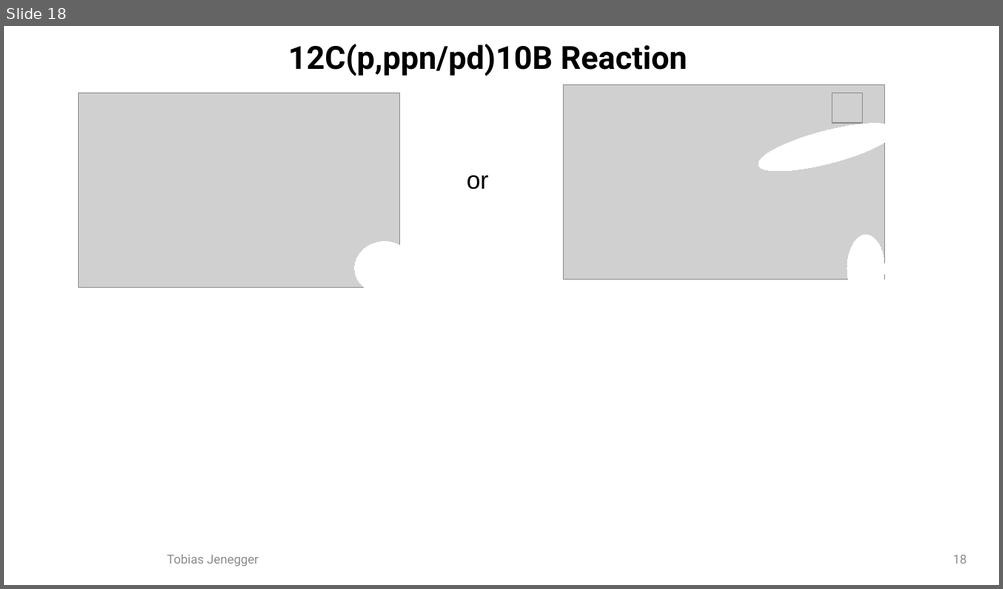
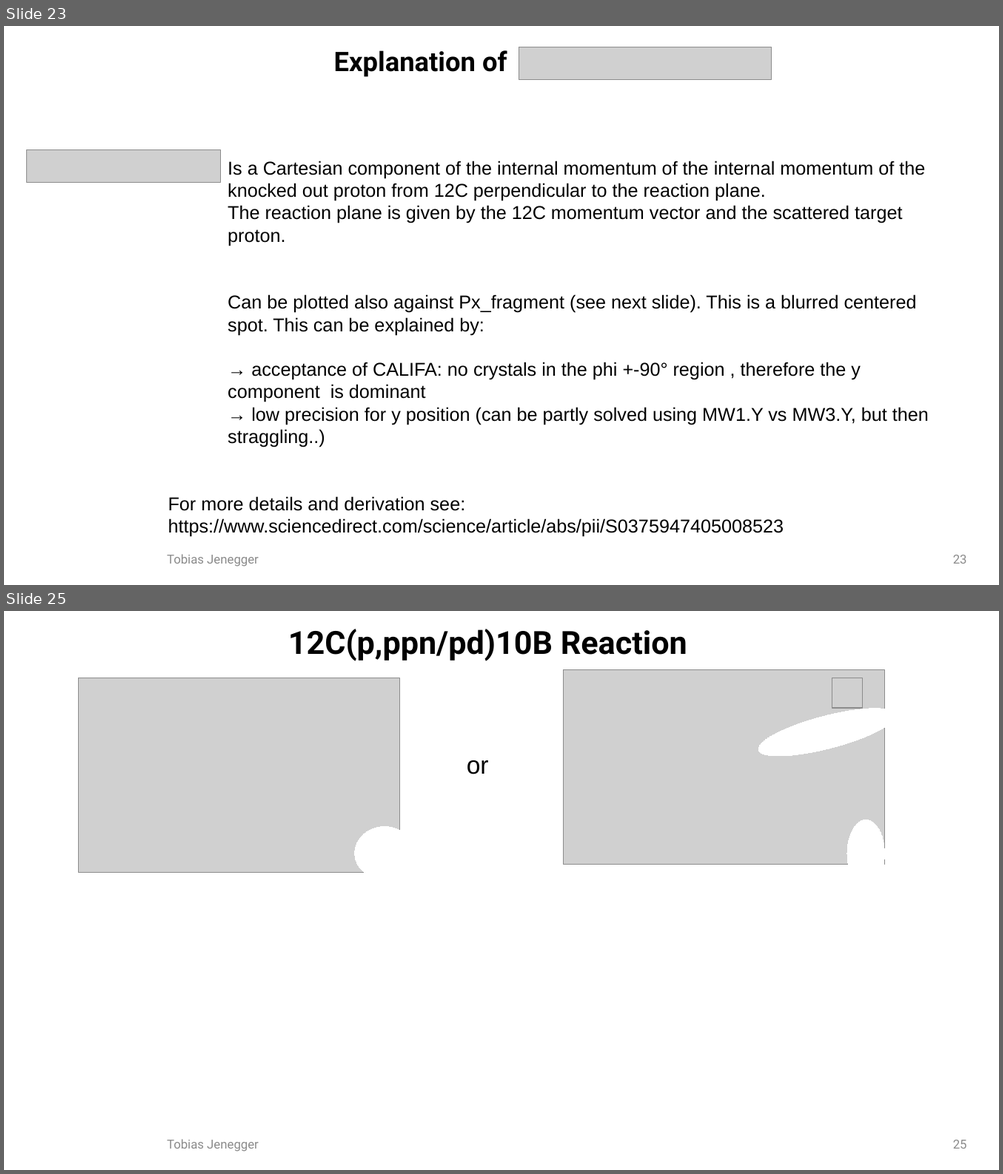
Before and after one commit to jenegger/2021_psi_pres, a slide deck: analysis.odp. Shown one above the other, each under a label of ours: slide 18 before the commit, slides 23 and 25 after it; the slides between them are not shown. The pictures are 1003x589 and 1003x1174 pixels, drawn with LibreOffice and Linux fonts; fonts in the diff are those of the drawing; grey boxes stand for pictures; background and template pictures are left out. Boxes give left, top, right and bottom in pixels: in the first picture for what was removed or moved away, otherwise in the second. Text is boxed around its words. In the diff, an @@ line names an element or a change of style, - is before the commit and + after.

```diff
--- a/analysis.odp
+++ b/analysis.odp
@@ slide 23 added at (4,26,999,585), background #FFFFFF @@
@@ picture added at (519,47,771,80) @@
@@ title added at (334,50,507,77), 26 pt, text #000000, bold @@
+Explanation of
@@ picture added at (26,150,220,183) @@
@@ text added at (227,161,928,448), 18 pt, text #000000 @@
+Is a Cartesian component of the internal momentum of the internal momentum of the knocked out proton from 12C perpendicular to the reaction plane.
+The reaction plane is given by the 12C momentum vector and the scattered target proton.
+Can be plotted also against Px_fragment (see next slide). This is a blurred centered spot. This can be explained by:
+→ acceptance of CALIFA: no crystals in the phi +-90° region , therefore the y component is dominant
+→ low precision for y position (can be partly solved using MW1.Y vs MW3.Y, but then straggling..)
@@ text added at (168,497,784,537), 18 pt, text #000000 @@
+For more details and derivation see: https://www.sciencedirect.com/science/article/abs/pii/S0375947405008523
@@ text added at (167,554,259,567), 12 pt, text #8B8B8B @@
+Tobias Jenegger
@@ page number added at (953,555,967,564), 12 pt, text #8B8B8B @@
+23
@@ what was slide 18 is now slide 25 @@
@@ page number at (953,1140,967,1149): text changed @@
-18
+25
```
Also in this commit, not shown: 4 slides changed, 6 other slides added, 9 other files.
